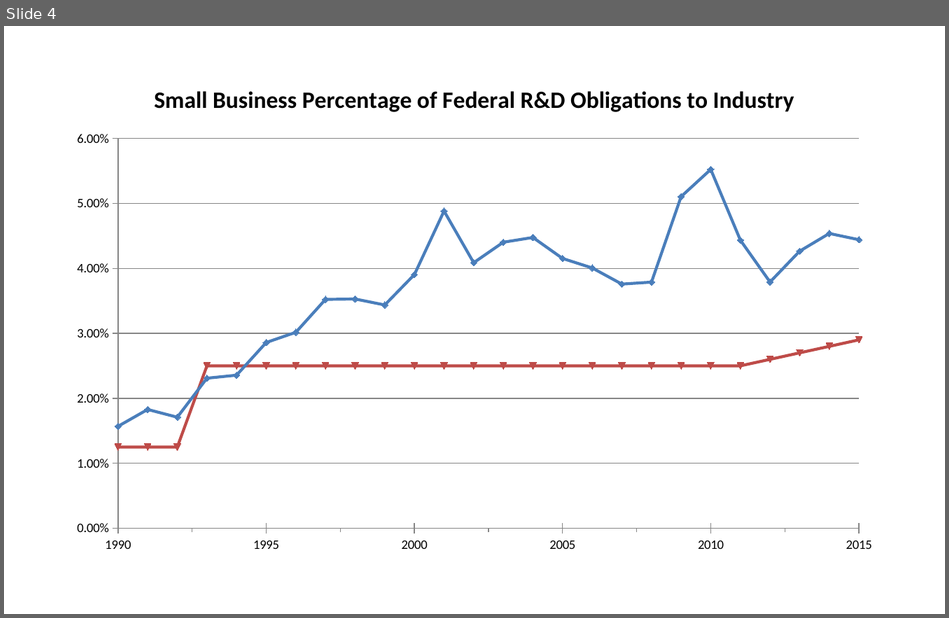
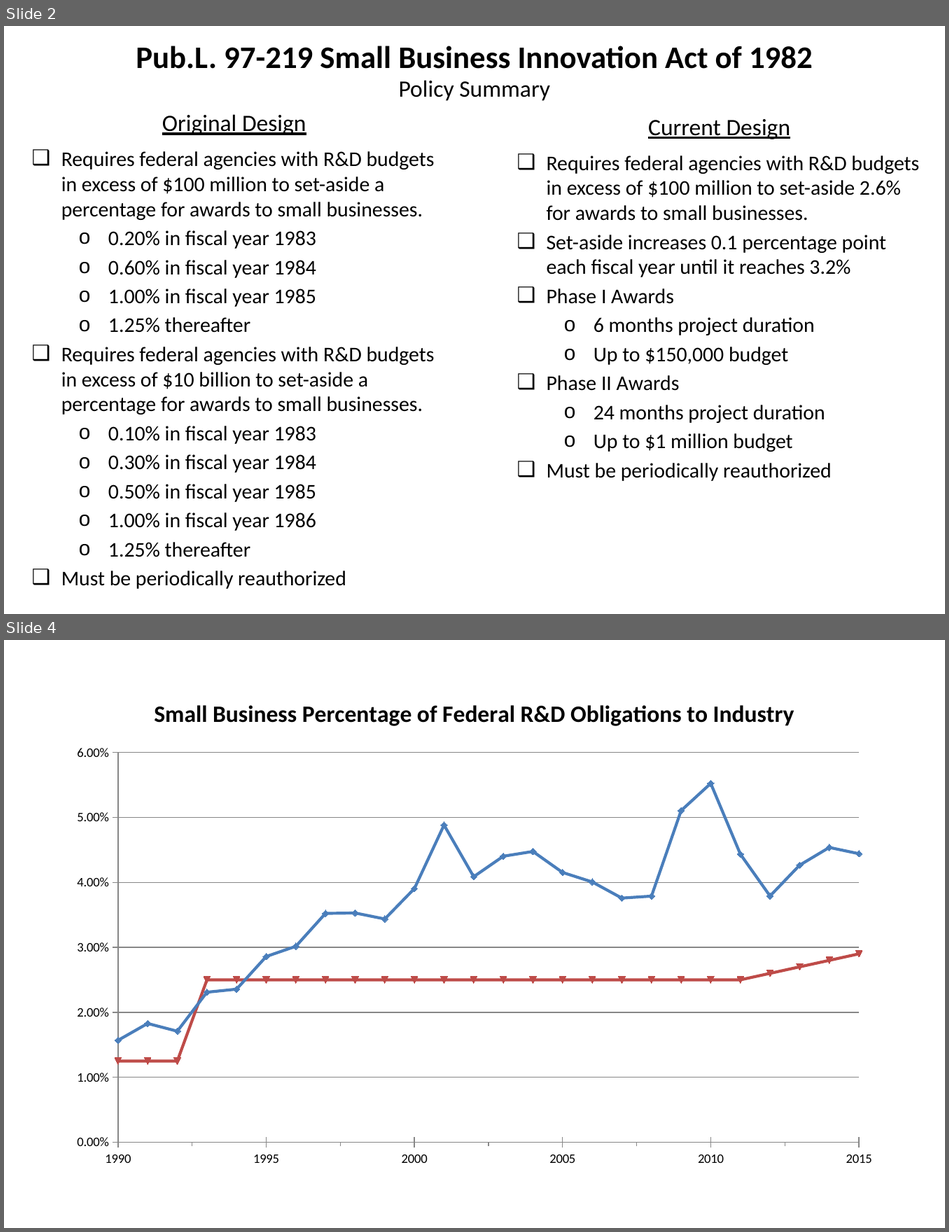
Before and after one commit to SLU-Courses-Townes/POLS6310, a slide deck: FinalProject/Docs/Townes_POLS6310_2019_Spring_FinalProject_Presentation_v00.pptx. Shown one above the other, each under a label of ours: slide 4 before the commit, slides 2 and 4 after it; the slides between them are not shown. The pictures are 949x618 and 949x1232 pixels, drawn with LibreOffice and Linux fonts; fonts in the diff are those of the drawing. Boxes give left, top, right and bottom in pixels: in the first picture for what was removed or moved away, otherwise in the second. Text is boxed around its words. In the diff, an @@ line names an element or a change of style, - is before the commit and + after.

Commit message:
Complete draft of FinalProject presentation

```diff
--- a/FinalProject/Docs/Townes_POLS6310_2019_Spring_FinalProject_Presentation_v00.pptx
+++ b/FinalProject/Docs/Townes_POLS6310_2019_Spring_FinalProject_Presentation_v00.pptx
@@ slide 2 added at box(4, 26, 945, 614), background #FFFFFF @@
@@ text added at box(136, 46, 812, 69), 24 pt, text #000000, bold @@
+Pub.L. 97-219 Small Business Innovation Act of 1982
@@ text added at box(399, 80, 550, 101), 18 pt, text #000000 @@
+Policy Summary
@@ text added at box(162, 114, 306, 135), 18 pt, text #000000, underline @@
+Original Design
@@ text added at box(648, 119, 791, 139), 18 pt, text #000000, underline @@
+Current Design
@@ text added at box(61, 151, 434, 589), 16 pt, text #000000 @@
+❑ Requires federal agencies with R&D budgets in excess of $100 million to set-aside a percentage for awards to small businesses.
+  o 0.20% in fiscal year 1983
+  o 0.60% in fiscal year 1984
+  o 1.00% in fiscal year 1985
+  o 1.25% thereafter
+❑ Requires federal agencies with R&D budgets in excess of $10 billion to set-aside a percentage for awards to small businesses.
+  o 0.10% in fiscal year 1983
+  o 0.30% in fiscal year 1984
+  o 0.50% in fiscal year 1985
+  o 1.00% in fiscal year 1986
+  o 1.25% thereafter
+❑ Must be periodically reauthorized
@@ text added at box(546, 156, 919, 481), 16 pt, text #000000 @@
+❑ Requires federal agencies with R&D budgets in excess of $100 million to set-aside 2.6% for awards to small businesses.
+❑ Set-aside increases 0.1 percentage point each fiscal year until it reaches 3.2%
+❑ Phase I Awards
+  o 6 months project duration
+  o Up to $150,000 budget
+❑ Phase II Awards
+  o 24 months project duration
+  o Up to $1 million budget
+❑ Must be periodically reauthorized
```
Also in this commit, not shown: 4 slides changed, 6 other slides added, 2 slides removed.
